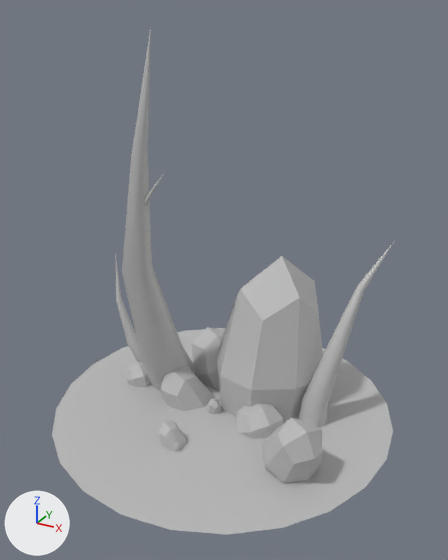
What one commit did to the FBX model Assets/Models/Spike2.fbx.
Both versions are drawn from a 50 mm lens placed at (1.52, -2.75, 2.21), pointed at (0.0, 0.01, 0.83). The axes (+X, +Y, +Z) are drawn at lower left. The lights are the same throughout. Where no turn or scale is listed for an object, it has been applied to the vertices.
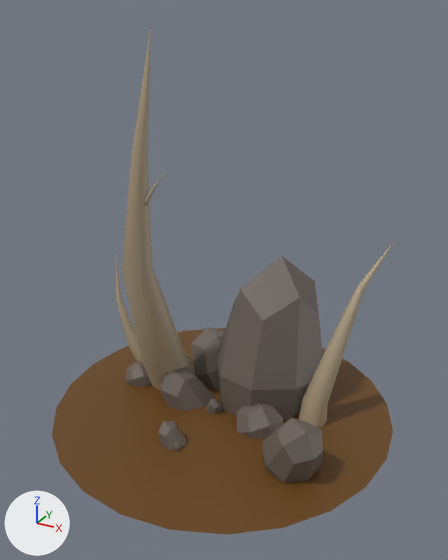
Changed parts and their boxes [x1, y1, x2, y2] in the pictures (448 x 560 px):
'pDisc2', recoloured (grey to brown)
    both: [52, 328, 393, 535]
'pCube20', recoloured
    both: [216, 256, 323, 420]
'pCone3', recoloured (grey to brown)
    both: [122, 28, 195, 391]
'pCube22', recoloured
    both: [262, 418, 323, 483]
'pCone4', recoloured (grey to brown)
    both: [299, 242, 394, 428]
'pCube24', recoloured
    both: [161, 366, 215, 411]
'pCube21', recoloured
    both: [191, 327, 225, 389]
'pCube23', recoloured
    both: [236, 404, 283, 439]
'pCone5', recoloured (grey to brown)
    both: [115, 254, 142, 362]
'pCube27', recoloured
    both: [158, 421, 186, 451]
'pCube19', recoloured
    both: [126, 362, 151, 387]

The change, as a list of edits to the scene's bpy script:
```text
Add mat_lambert22:
    mat_lambert22 = principled_material('lambert22')
    mat_lambert22.base_color = (0.147, 0.119, 0.102)  # dark grey #6b615a
Add mat_lambert21:
    mat_lambert21 = principled_material('lambert21')
    mat_lambert21.base_color = (0.401, 0.323, 0.214)  # beige #aa9a7f
Add mat_lambert23:
    mat_lambert23 = principled_material('lambert23')
    mat_lambert23.base_color = (0.139, 0.0594, 0.00848)  # brown #684517
Change me_mesh_002:
    where me_mesh_002.from_pydata(...)  # 26 vertices, 24 faces; spans x -0.131..0.52, y -0.091..0.575, z -0.497..0.905
    remove me_mesh_002.materials.append(mat_lambert1)  # grey #bcbcbc
    add me_mesh_002.materials.append(mat_lambert22)  # dark grey #6b615a
Change me_mesh_001:
    where me_mesh_001.from_pydata(...)  # 26 vertices, 24 faces; spans x -0.393..-0.002, y 0.129..0.496, z -0.197..0.293
    remove me_mesh_001.materials.append(mat_lambert1)  # grey #bcbcbc
    add me_mesh_001.materials.append(mat_lambert22)  # dark grey #6b615a
Change me_mesh_005:
    where me_mesh_005.from_pydata(...)  # 33 vertices, 32 faces; spans x -0.89..-0.349, y 0.032..0.283, z -0.304..0.762
    remove me_mesh_005.materials.append(mat_lambert1)  # grey #bcbcbc
    add me_mesh_005.materials.append(mat_lambert21)  # beige #aa9a7f
Change me_mesh_009:
    where me_mesh_009.from_pydata(...)  # 26 vertices, 24 faces; spans x 0.13..0.407, y -0.2..0.094, z -0.148..0.151
    remove me_mesh_009.materials.append(mat_lambert1)  # grey #bcbcbc
    add me_mesh_009.materials.append(mat_lambert22)  # dark grey #6b615a
Change me_mesh_011:
    where me_mesh_011.from_pydata(...)  # 61 vertices, 48 faces; spans x -1.0..1.0, y -1.0..1.0, z 0.0
    remove me_mesh_011.materials.append(mat_lambert1)  # grey #bcbcbc
    add me_mesh_011.materials.append(mat_lambert23)  # brown #684517
Change me_mesh_008:
    where me_mesh_008.from_pydata(...)  # 26 vertices, 24 faces; spans x -0.408..-0.023, y -0.174..0.164, z -0.358..0.225
    remove me_mesh_008.materials.append(mat_lambert1)  # grey #bcbcbc
    add me_mesh_008.materials.append(mat_lambert22)  # dark grey #6b615a
Change me_mesh_004:
    where me_mesh_004.from_pydata(...)  # 26 vertices, 24 faces; spans x -0.695..-0.516, y -0.097..0.094, z -0.067..0.127
    remove me_mesh_004.materials.append(mat_lambert1)  # grey #bcbcbc
    add me_mesh_004.materials.append(mat_lambert22)  # dark grey #6b615a
Change me_mesh_014:
    where me_mesh_014.from_pydata(...)  # 26 vertices, 24 faces; spans x -0.158..0.006, y -0.496..-0.354, z -0.13..0.133
    remove me_mesh_014.materials.append(mat_lambert1)  # grey #bcbcbc
    add me_mesh_014.materials.append(mat_lambert22)  # dark grey #6b615a
Change me_mesh_006:
    where me_mesh_006.from_pydata(...)  # 33 vertices, 32 faces; spans x 0.43..0.767, y 0.031..0.663, z -0.242..0.999
    remove me_mesh_006.materials.append(mat_lambert1)  # grey #bcbcbc
    add me_mesh_006.materials.append(mat_lambert21)  # beige #aa9a7f
Change me_mesh_007:
    where me_mesh_007.from_pydata(...)  # 33 vertices, 32 faces; spans x -0.6..-0.25, y -0.28..0.4, z -0.37..2.13
    remove me_mesh_007.materials.append(mat_lambert1)  # grey #bcbcbc
    add me_mesh_007.materials.append(mat_lambert21)  # beige #aa9a7f
Change me_mesh_010:
    where me_mesh_010.from_pydata(...)  # 26 vertices, 24 faces; spans x 0.4..0.744, y -0.458..-0.124, z -0.17..0.317
    remove me_mesh_010.materials.append(mat_lambert1)  # grey #bcbcbc
    add me_mesh_010.materials.append(mat_lambert22)  # dark grey #6b615a
```
